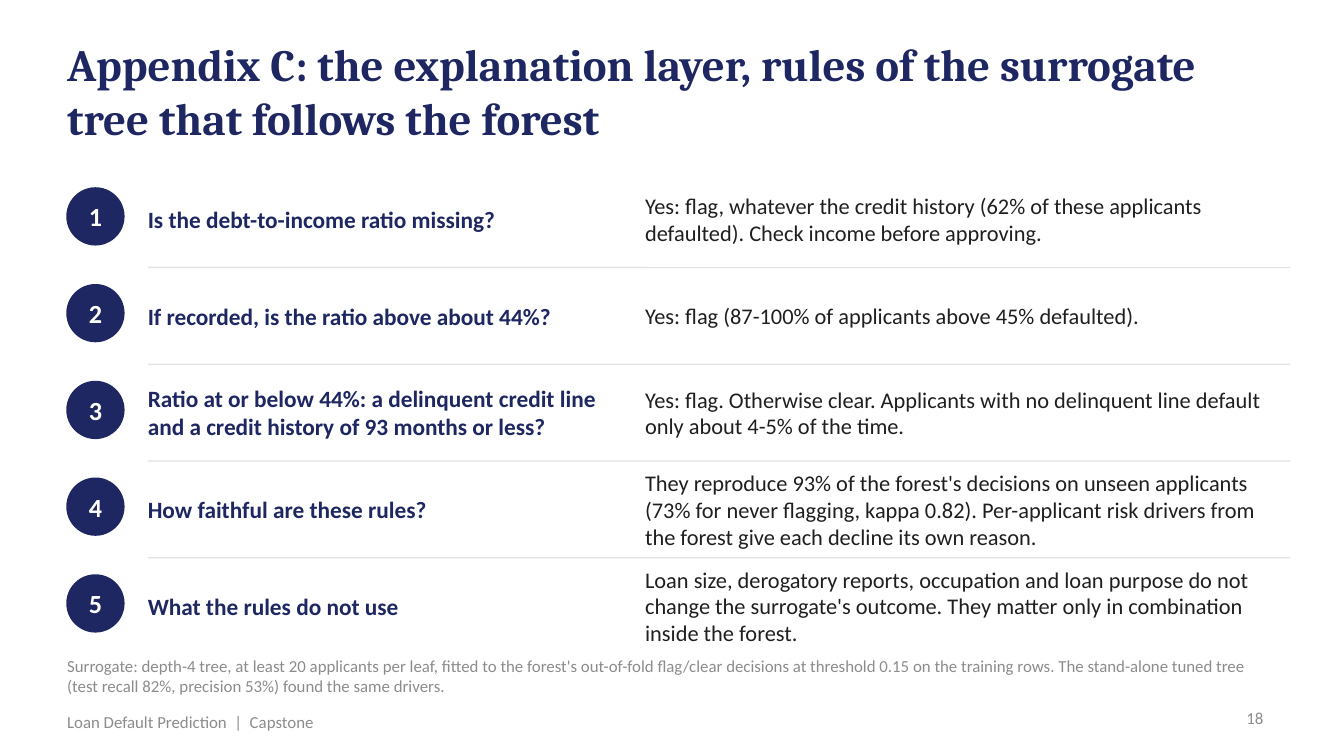
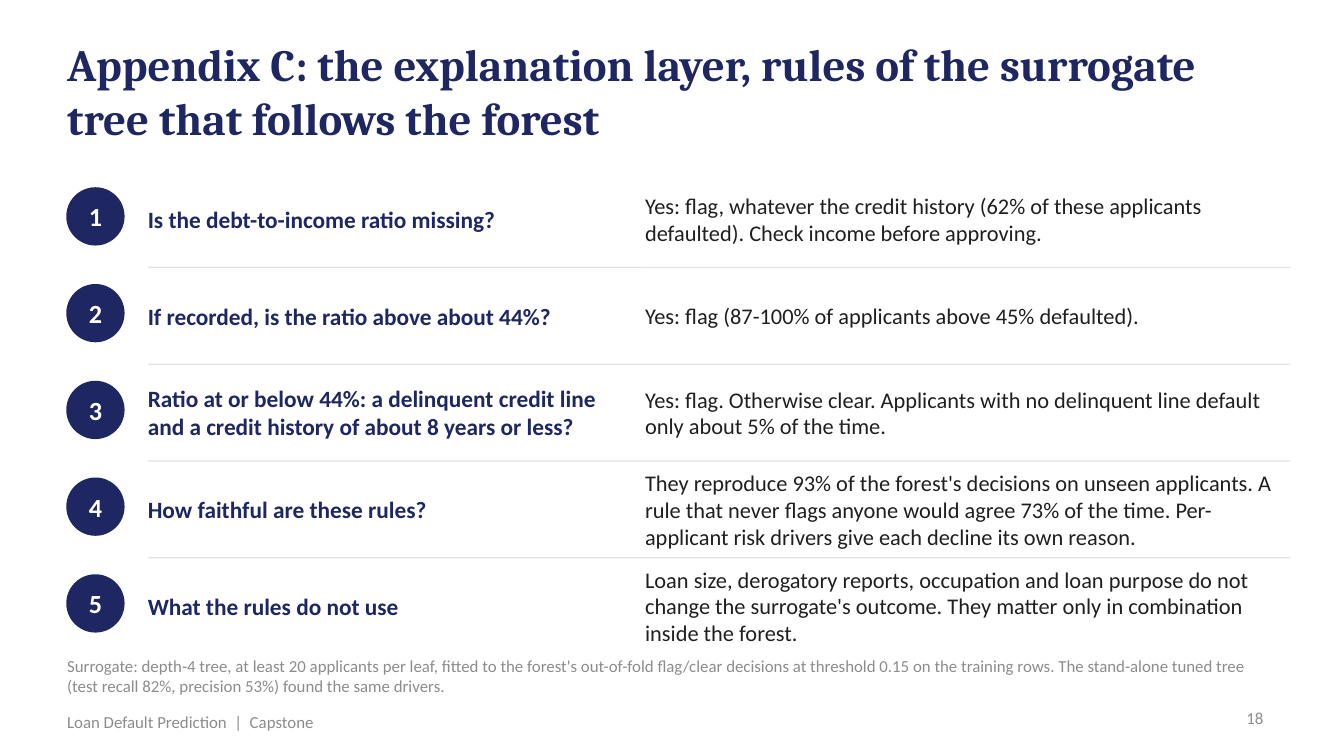
Before and after one commit to shubham1891/Personal-code, a slide deck: slide 18 of presentation/Loan_Default_Prediction_Presentation.pptx. Drawn at 1344x756 pixels with LibreOffice and Linux fonts; fonts in the diff are those of the drawing. Boxes give left, top, right and bottom in pixels: in the first picture for what was removed or moved away, otherwise in the second. Text is boxed around its words. In the diff, an @@ line names an element or a change of style, - is before the commit and + after.

```diff
--- a/presentation/Loan_Default_Prediction_Presentation.pptx
+++ b/presentation/Loan_Default_Prediction_Presentation.pptx
@@ text at bbox=[148, 390, 596, 439]: text changed @@
-Ratio at or below 44%: a delinquent credit line and a credit history of 93 months or less?
+Ratio at or below 44%: a delinquent credit line and a credit history of about 8 years or less?
@@ text at bbox=[645, 392, 1260, 438]: text changed @@
-Yes: flag. Otherwise clear. Applicants with no delinquent line default only about 4-5% of the time.
+Yes: flag. Otherwise clear. Applicants with no delinquent line default only about 5% of the time.
@@ text at bbox=[645, 475, 1271, 549]: text changed @@
-They reproduce 93% of the forest's decisions on unseen applicants (73% for never flagging, kappa 0.82). Per-applicant risk drivers from the forest give each decline its own reason.
+They reproduce 93% of the forest's decisions on unseen applicants. A rule that never flags anyone would agree 73% of the time. Per-applicant risk drivers give each decline its own reason.
```
Also in this commit, not shown: 14 other slides changed, 2 other files.
